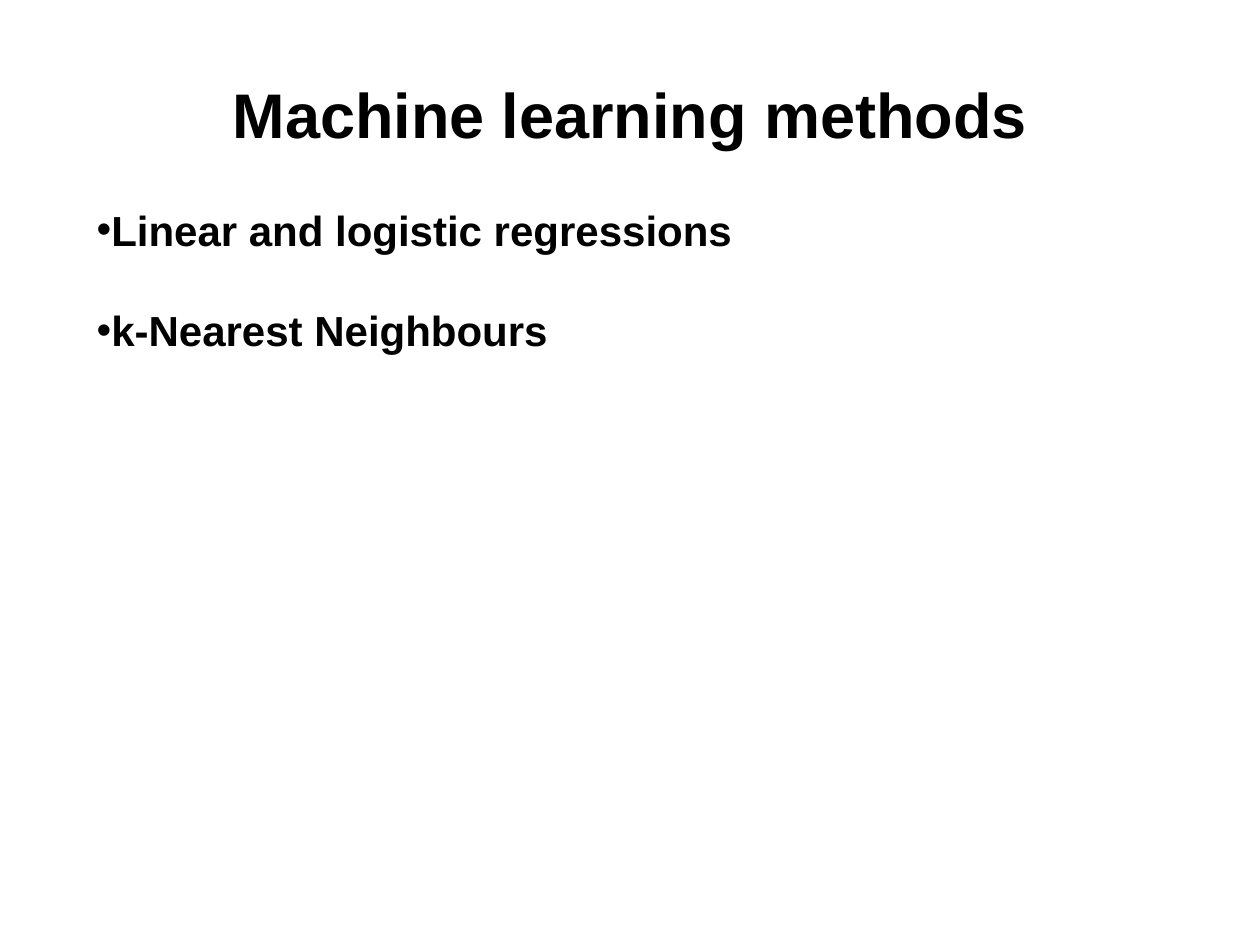
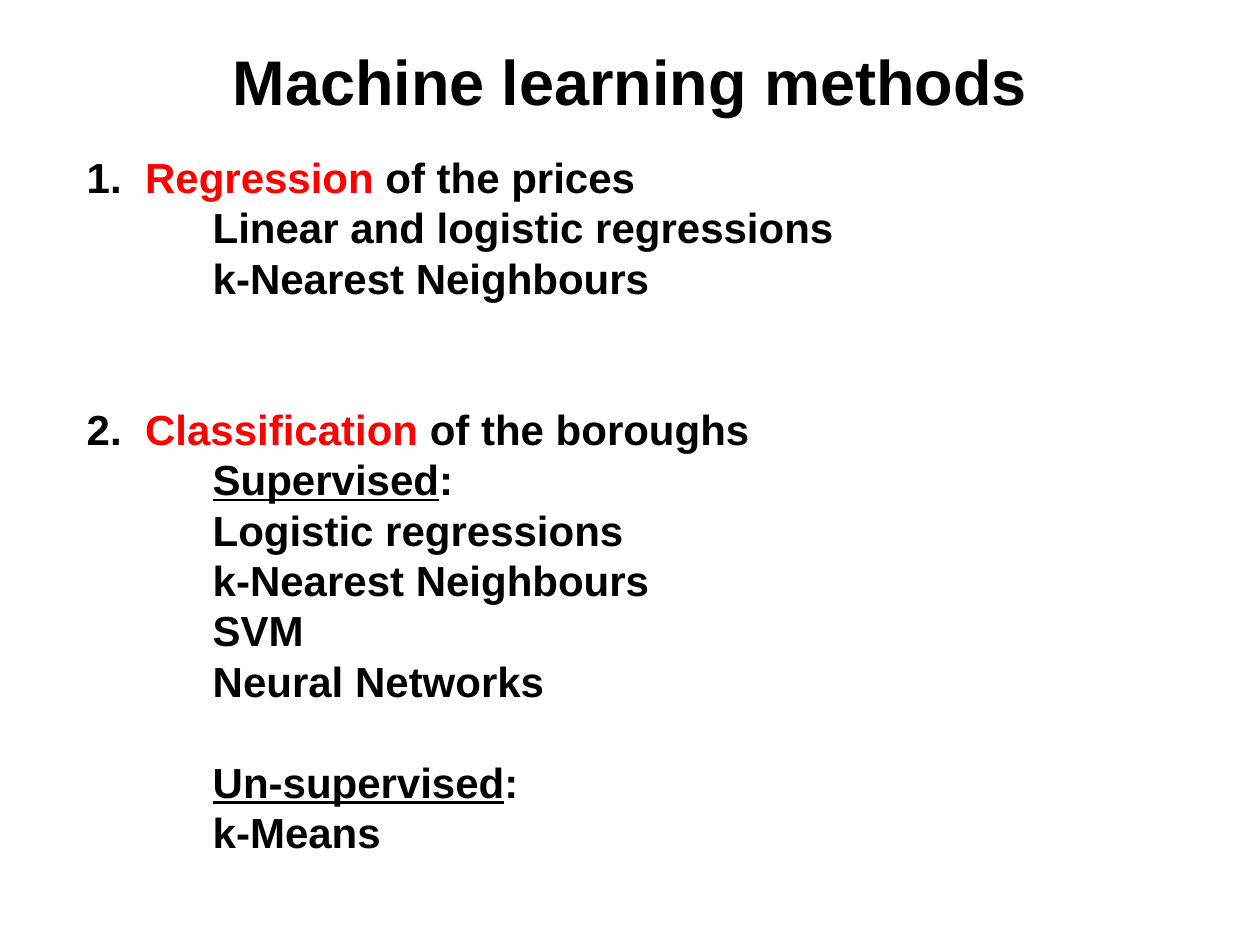
Before and after one commit to npow/centris, a slide deck: slide 4 of presentation/DaveNissanEmil2014MachineLearning.pptx. Drawn at 1260x945 pixels with LibreOffice and Linux fonts; fonts in the diff are those of the drawing. Boxes give left, top, right and bottom in pixels: in the first picture for what was removed or moved away, otherwise in the second. Text is boxed around its words. In the diff, an @@ line names an element or a change of style, - is before the commit and + after.

```diff
--- a/presentation/DaveNissanEmil2014MachineLearning.pptx
+++ b/presentation/DaveNissanEmil2014MachineLearning.pptx
@@ text "Machine learning methods": place and size @@
-text "Machine learning methods" at bbox=[233, 92, 1026, 149]
+text "Machine learning methods" at bbox=[233, 59, 1026, 116]
@@ text "1. Regression of the prices": place and size @@
-text "1. Regression of the prices" at bbox=[111, 215, 732, 355]
+text "1. Regression of the prices" at bbox=[87, 162, 833, 849]
@@ text at bbox=[87, 162, 635, 201]: paragraph added @@
+1. Regression of the prices
@@ text at bbox=[213, 212, 833, 302]: bullet • to none @@
@@ text at bbox=[87, 414, 750, 849]: paragraphs added @@
+2. Classification of the boroughs
+Supervised:
+Logistic regressions
+k-Nearest Neighbours
+SVM
+Neural Networks
+Un-supervised:
+k-Means
```
Also in this commit, not shown: 5 other slides changed, 1 other file.
